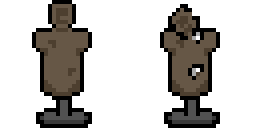
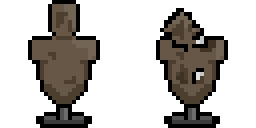
Before/after of a 256 x 128 layered artwork. What changed in the layer stack:
added layer "Lager 4" above "Lager 3" over [160, 8, 216, 84]
painted on "Lager 3" over [156, 4, 228, 120]
painted on "Lager 2" over [28, 0, 100, 120]
